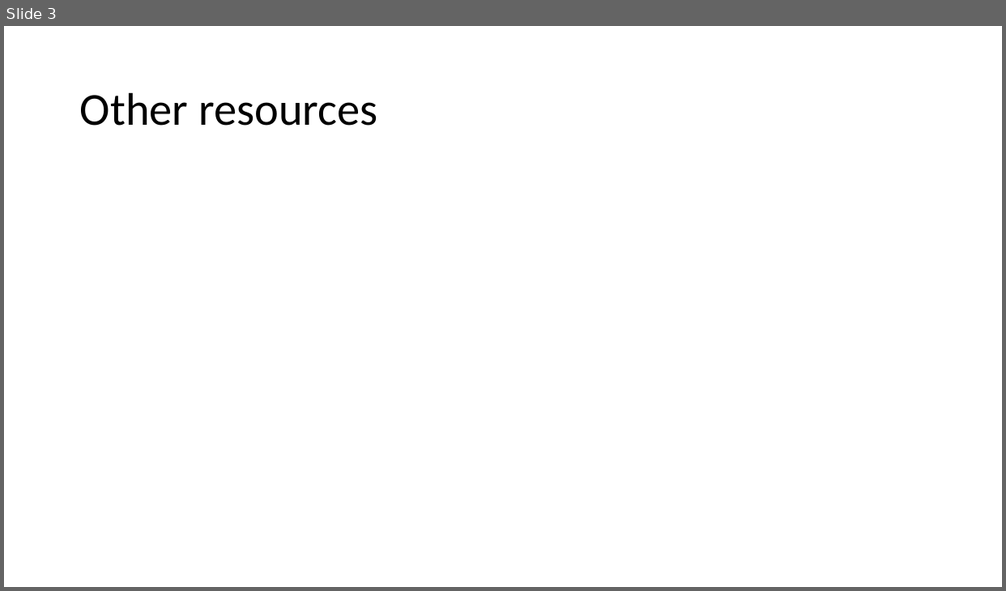
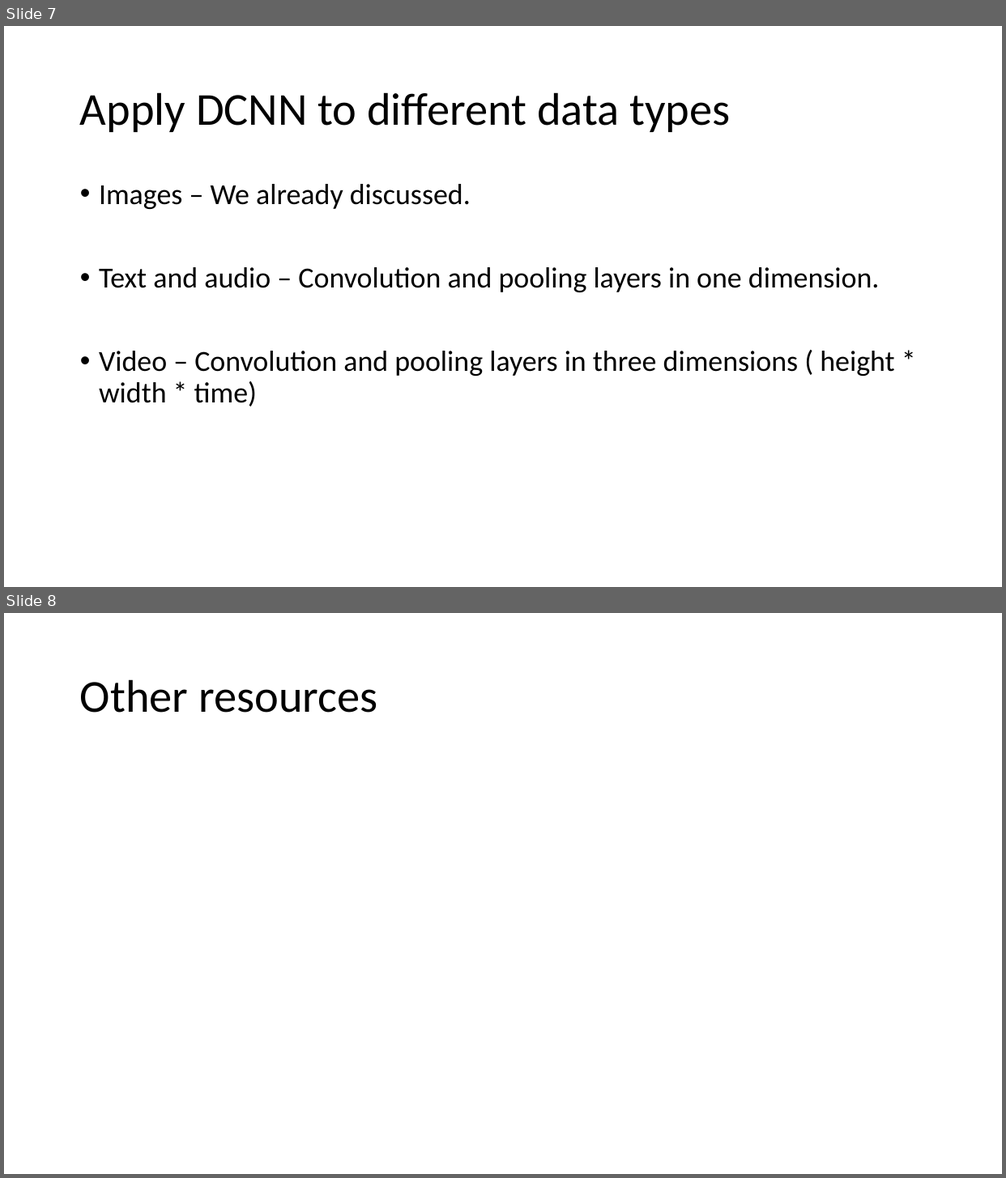
Before and after one commit to vivek14632/Deeplearning, a slide deck: chapter3/Convolutional Neural network.pptx. Shown one above the other, each under a label of ours: slide 3 before the commit, slides 7 and 8 after it. The pictures are 1006x591 and 1006x1178 pixels, drawn with LibreOffice and Linux fonts; fonts in the diff are those of the drawing. Boxes give left, top, right and bottom in pixels: in the first picture for what was removed or moved away, otherwise in the second. Text is boxed around its words. In the diff, an @@ line names an element or a change of style, - is before the commit and + after.

```diff
--- a/chapter3/Convolutional Neural network.pptx
+++ b/chapter3/Convolutional Neural network.pptx
@@ slide 7 added at <box>4,26,1002,587</box>, background #FFFFFF @@
@@ title added at <box>80,92,731,132</box>, 44 pt, text #000000 @@
+Apply DCNN to different data types
@@ text added at <box>99,184,894,407</box>, 28 pt, text #000000 @@
+• Images – We already discussed.
+• Text and audio – Convolution and pooling layers in one dimension.
+• Video – Convolution and pooling layers in three dimensions ( height * width * time)
@@ what was slide 3 is now slide 8 @@
```
Also in this commit, not shown: 2 slides changed, 4 other slides added.
